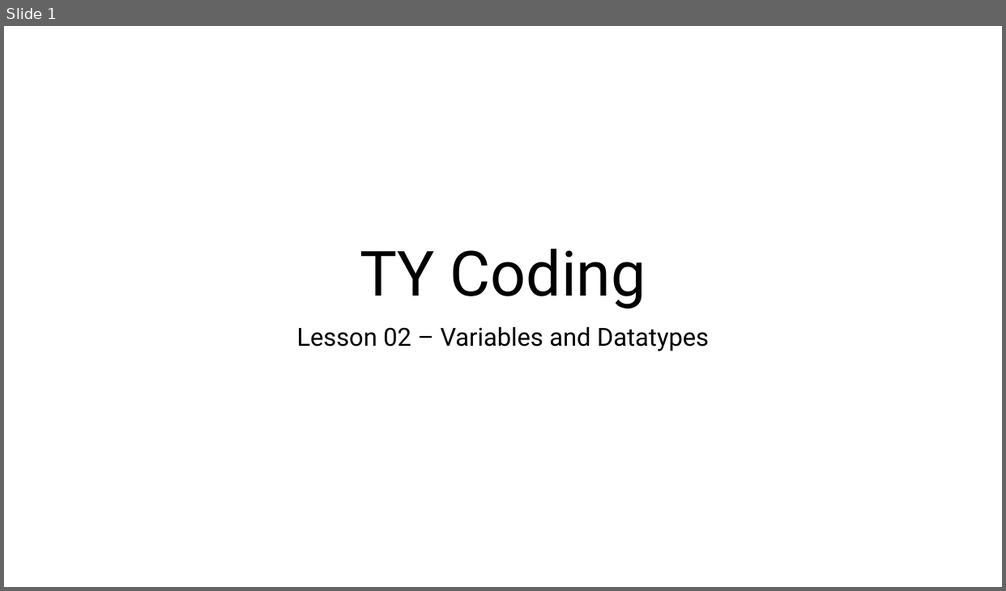
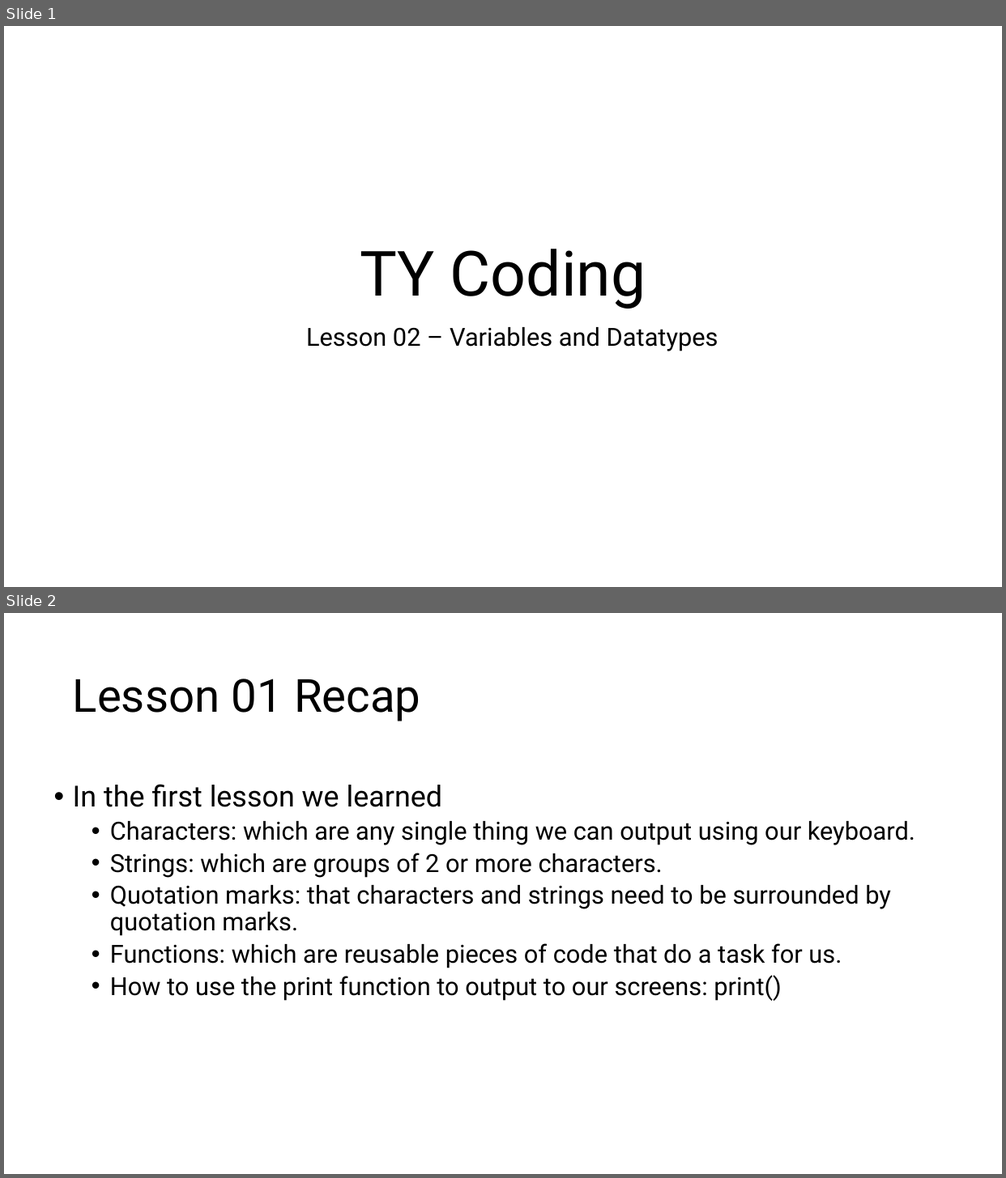
Before and after one commit to JFinnTeacher/TY-Introduction-to-Coding-with-Python, a slide deck: Lesson 02 - Datatypes and Variables/Teaching Resources/Lesson 02 Variables and Datatypes.pptx. Shown one above the other, each under a label of ours: slide 1 before the commit, slides 1 and 2 after it. The pictures are 1006x591 and 1006x1178 pixels, drawn with LibreOffice and Linux fonts; fonts in the diff are those of the drawing; background and template pictures are left out. Boxes give left, top, right and bottom in pixels: in the first picture for what was removed or moved away, otherwise in the second. Text is boxed around its words. In the diff, an @@ line names an element or a change of style, - is before the commit and + after.

Commit message:
Added lessons 2 and 3

```diff
--- a/Lesson 02 - Datatypes and Variables/Teaching Resources/Lesson 02 Variables and Datatypes.pptx
+++ b/Lesson 02 - Datatypes and Variables/Teaching Resources/Lesson 02 Variables and Datatypes.pptx
@@ slide 2 added at (x1=4, y1=613, x2=1002, y2=1174), background #FFFFFF @@
@@ title added at (x1=73, y1=679, x2=421, y2=722), 44 pt, text #000000 @@
+Lesson 01 Recap
@@ subtitle added at (x1=73, y1=784, x2=915, y2=1001), 24 pt, text #000000 @@
+• In the first lesson we learned
+  • Characters: which are any single thing we can output using our keyboard.
+  • Strings: which are groups of 2 or more characters.
+  • Quotation marks: that characters and strings need to be surrounded by quotation marks.
+  • Functions: which are reusable pieces of code that do a task for us.
+  • How to use the print function to output to our screens: print()
@@ slide 1 changed as well @@
@@ subtitle "Lesson 02 – Variables and ..." at (x1=306, y1=327, x2=718, y2=352): indent changed @@
```
Also in this commit, not shown: 12 other slides added, 17 other files.
